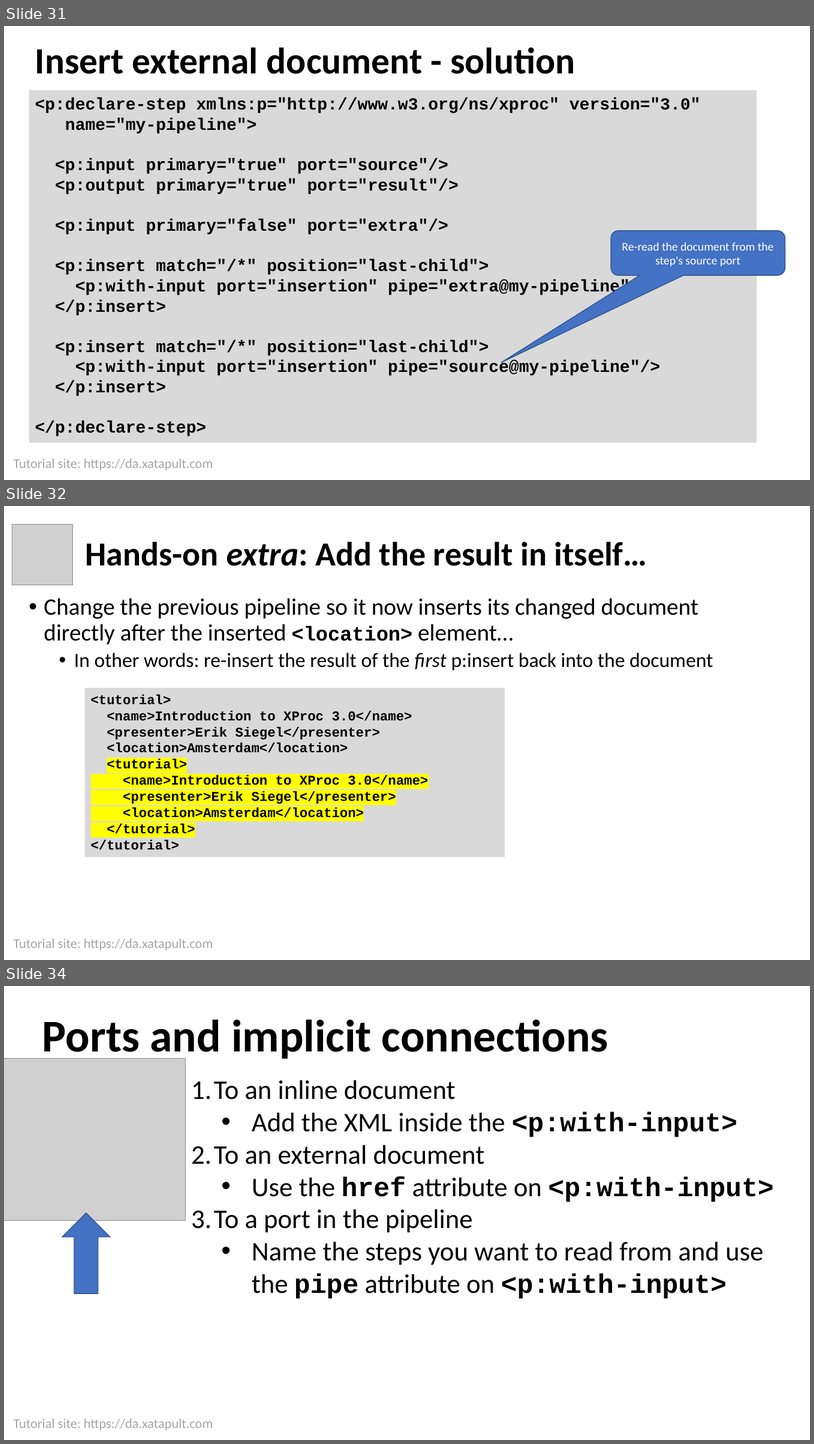
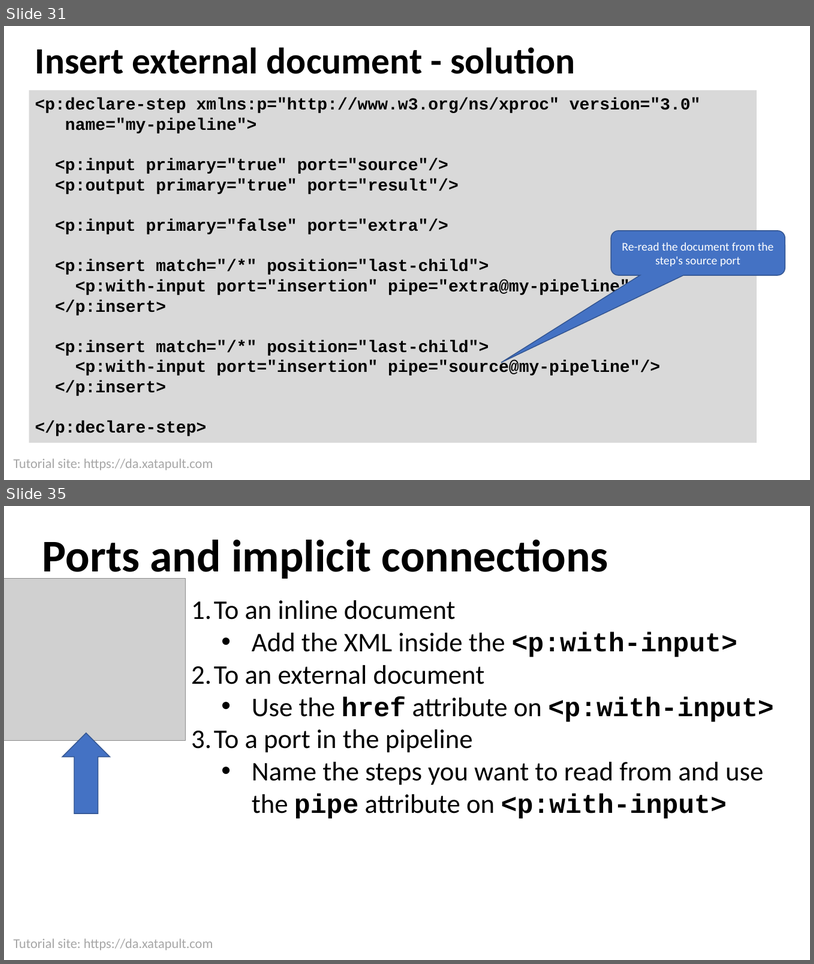
Before and after one commit to xatapult/da-2021-xproc, a slide deck: presentation/Introduction to XProc 3.0.pptx. Shown one above the other, each under a label of ours: slides 31, 32 and 34 before the commit, slides 31 and 35 after it; the slides between them are not shown. The pictures are 814x1444 and 814x964 pixels, drawn with LibreOffice and Linux fonts; fonts in the diff are those of the drawing; grey boxes stand for pictures; background and template pictures are left out. Boxes give left, top, right and bottom in pixels: in the first picture for what was removed or moved away, otherwise in the second. Text is boxed around its words. In the diff, an @@ line names an element or a change of style, - is before the commit and + after.

```diff
--- a/presentation/Introduction to XProc 3.0.pptx
+++ b/presentation/Introduction to XProc 3.0.pptx
@@ slide 32 removed at bbox=[4, 506, 810, 960], background #FFFFFF; not listed: 1 template element that a slide beside it also shows @@
@@ picture removed at bbox=[12, 524, 73, 585] @@
@@ title removed at bbox=[85, 541, 648, 566] @@
-Hands-on extra: Add the result in itself…
@@ text removed at bbox=[44, 598, 713, 670] @@
-• Change the previous pipeline so it now inserts its changed document directly after the inserted <location> element…
-  • In other words: re-insert the result of the first p:insert back into the document
@@ rectangle removed at bbox=[85, 688, 506, 857] @@
-<tutorial>
-<name>Introduction to XProc 3.0</name>
-<presenter>Erik Siegel</presenter>
-<location>Amsterdam</location>
-<tutorial>
-<name>Introduction to XProc 3.0</name>
-<presenter>Erik Siegel</presenter>
-<location>Amsterdam</location>
-</tutorial>
-</tutorial>
@@ what was slide 34 is now slide 35 @@
```
Also in this commit, not shown: 3 slides changed, 7 slides added, 7 other files.
